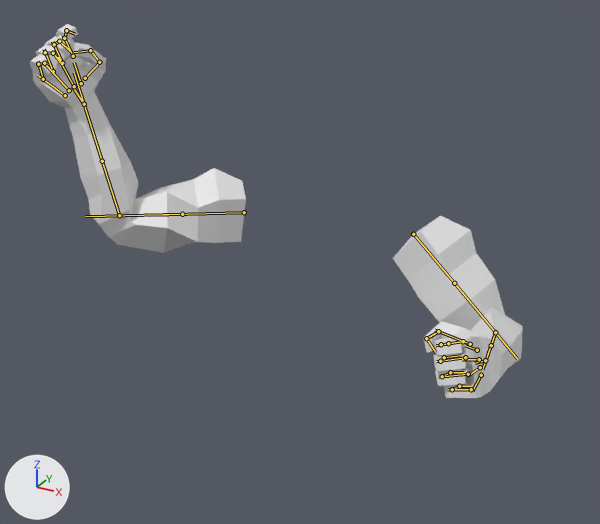
An edit to the FBX model Assets/GhostPuncher/Models/arms_throw.fbx, drawn before and after from the same camera.
The view is the same before and after, from a 50 mm camera at (0.797, -1.586, 0.478) aimed at (0.042, -0.215, -0.208). The axes (+X, +Y, +Z) are drawn at lower left. The lights are the same throughout. The first picture is the older version. Both versions are drawn at frame 2 of the action 'Scene'; the numbers are the values there. The bones that change, and the others that lie on the model, are drawn over the model as lines.

The first picture shows 'NEW ARM'.
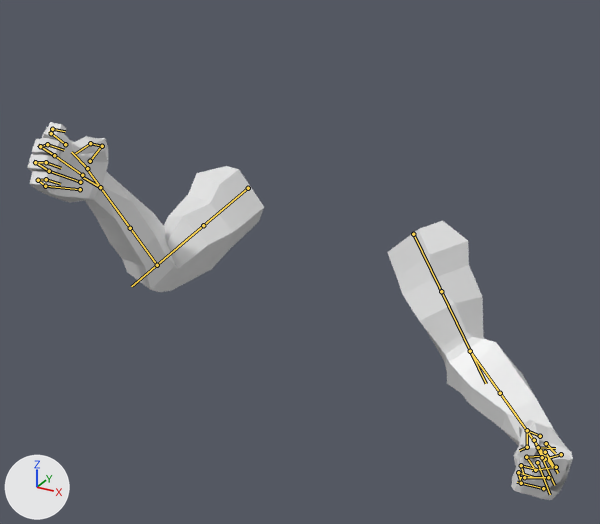
Location of each change, (x1, y1, x2, y2) in pixels of the pictures (600 x 524 px):
```json
{"object": "NEW ARM", "change": "posed", "before": [30, 24, 523, 398], "after": [27, 122, 573, 500], "on screen": "11% wider"}
{"bone": "DEF-upper_arm.L", "before": "(413, 234) to (476, 309)", "after": "(413, 234) to (457, 323)"}
{"bone": "DEF-upper_arm.L.001", "before": "(454, 283) to (517, 359)", "after": "(441, 291) to (486, 383)"}
{"bone": "DEF-forearm.L", "before": "(495, 332) to (488, 353)", "after": "(470, 351) to (518, 418)"}
{"bone": "DEF-upper_arm.R", "before": "(244, 212) to (149, 215)", "after": "(248, 188) to (179, 246)"}
{"bone": "DEF-upper_arm.R.001", "before": "(182, 214) to (85, 216)", "after": "(203, 225) to (131, 286)"}
{"bone": "DEF-forearm.R", "before": "(119, 215) to (92, 131)", "after": "(157, 265) to (114, 206)"}
{"bone": "DEF-hand.R", "before": "(84, 104) to (72, 86)", "after": "(100, 187) to (82, 177)"}
{"bone": "DEF-palm.04.R", "before": "(65, 95) to (37, 75)", "after": "(80, 189) to (45, 186)"}
```

Edits to the scene script, one JSON object a line:
```json
{"block": "bone_def_upper_arm_l", "where": "bone_def_upper_arm_l = bpy.data.objects['NEW RIGRIG'].pose.bones['DEF-upper_arm.L']  # child of 'DEF-shoulder.L'"}
{"op": "set", "path": "bone_def_upper_arm_l.rotation_quaternion", "old": "(0.986, 0.118, 0.0, -0.115)", "new": "(0.955, 0.258, 0.0, -0.149)", "note": "degrees (14, 2, -13) -> degrees (30, 4, -17)"}
{"block": "bone_def_upper_arm_l_001", "where": "bone_def_upper_arm_l_001 = bpy.data.objects['NEW RIGRIG'].pose.bones['DEF-upper_arm.L.001']  # child of 'DEF-upper_arm.L'"}
{"op": "set", "path": "bone_def_upper_arm_l_001.rotation_quaternion", "old": "(0.995, 0.0, -0.102, 0.0)", "new": "(0.974, 0.0, -0.228, 0.0)", "note": "degrees (0, -12, 0) -> degrees (0, -26, 0)"}
{"block": "bone_def_forearm_l", "where": "bone_def_forearm_l = bpy.data.objects['NEW RIGRIG'].pose.bones['DEF-forearm.L']  # child of 'DEF-upper_arm.L'"}
{"op": "set", "path": "bone_def_forearm_l.rotation_quaternion", "old": "(0.777, 0.578, -0.133, 0.214)", "new": "(0.878, 0.139, -0.394, 0.232)", "note": "degrees (71, -27, 12) -> degrees (5, -49, 27)"}
{"block": "bone_def_upper_arm_r", "where": "bone_def_upper_arm_r = bpy.data.objects['NEW RIGRIG'].pose.bones['DEF-upper_arm.R']  # child of 'DEF-shoulder.R'"}
{"op": "set", "path": "bone_def_upper_arm_r.location", "old": "(0.023, -0.025, 0.077)", "new": "(0.056, -0.011, 0.013)"}
{"op": "set", "path": "bone_def_upper_arm_r.rotation_quaternion", "old": "(0.87, 0.372, 0.0, -0.324)", "new": "(0.834, 0.552, 0.0, 0.022)", "note": "degrees (42, 14, -36) -> degrees (67, -1, 2)"}
{"block": "bone_def_upper_arm_r_001", "where": "bone_def_upper_arm_r_001 = bpy.data.objects['NEW RIGRIG'].pose.bones['DEF-upper_arm.R.001']  # child of 'DEF-upper_arm.R'"}
{"op": "set", "path": "bone_def_upper_arm_r_001.rotation_quaternion", "old": "(0.924, 0.0, 0.383, 0.0)", "new": "(0.988, 0.0, 0.154, 0.0)", "note": "degrees (0, 45, 0) -> degrees (0, 18, 0)"}
{"block": "bone_def_forearm_r", "where": "bone_def_forearm_r = bpy.data.objects['NEW RIGRIG'].pose.bones['DEF-forearm.R']  # child of 'DEF-upper_arm.R'"}
{"op": "set", "path": "bone_def_forearm_r.rotation_quaternion", "old": "(0.555, 0.283, 0.519, -0.585)", "new": "(0.758, 0.414, 0.174, -0.473)", "note": "degrees (-44, 65, -122) -> degrees (38, 41, -49)"}
{"block": "bone_def_hand_r", "where": "bone_def_hand_r = bpy.data.objects['NEW RIGRIG'].pose.bones['DEF-hand.R']  # child of 'DEF-forearm.R'"}
{"op": "set", "path": "bone_def_hand_r.rotation_quaternion", "old": "(0.979, -0.113, 0.153, -0.078)", "new": "(0.955, -0.168, 0.202, -0.137)", "note": "degrees (-15, 16, -11) -> degrees (-24, 20, -21)"}
{"block": "bone_def_palm_04_r", "where": "bone_def_palm_04_r = bpy.data.objects['NEW RIGRIG'].pose.bones['DEF-palm.04.R']  # child of 'DEF-hand.R'"}
{"op": "set", "path": "bone_def_palm_04_r.rotation_quaternion", "old": "(1.0, 0.006, 0.0, 0.0)", "new": "(0.999, 0.006, 0.0, 0.04)", "note": "degrees (1, 0, 0) -> degrees (1, 0, 5)"}
```
